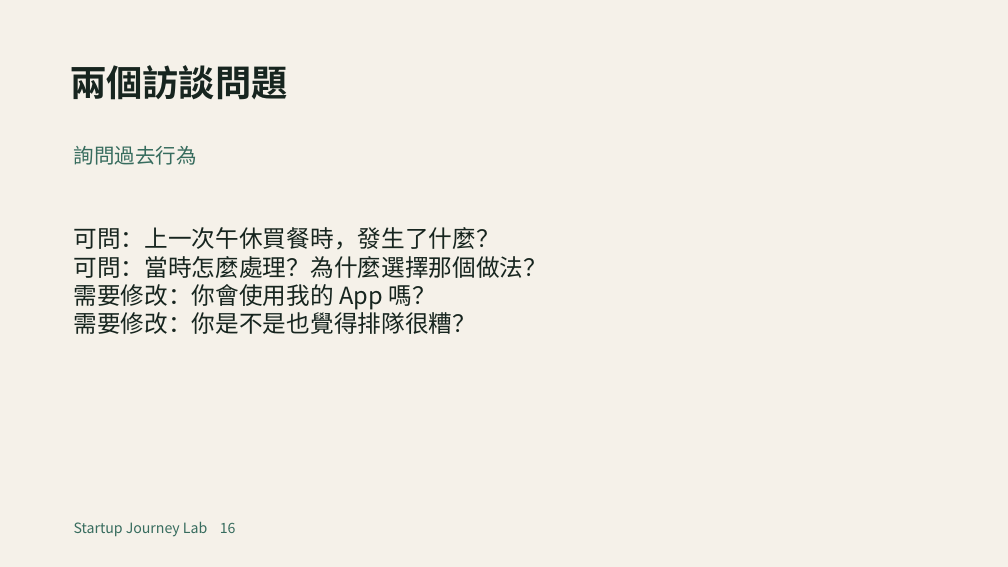
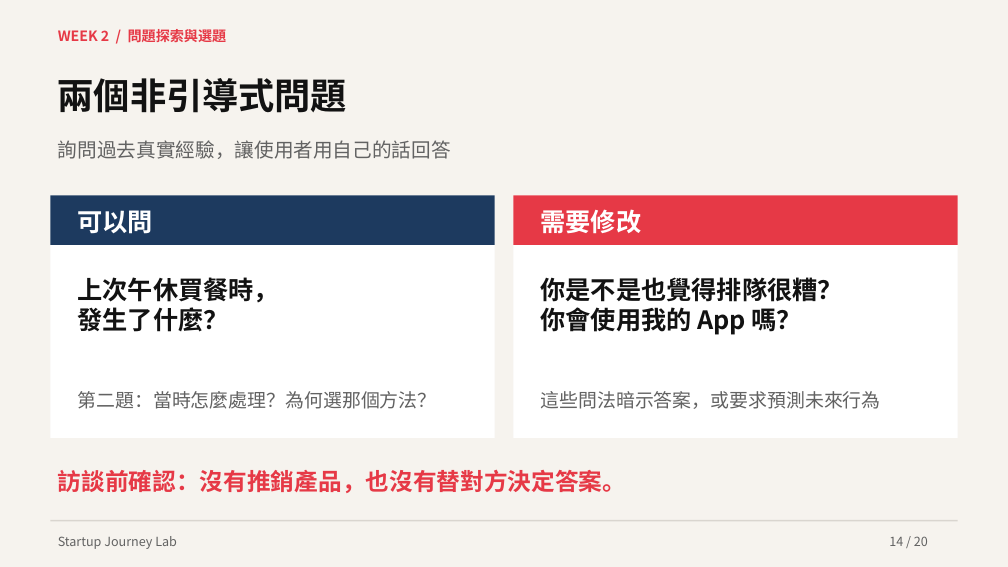
Before and after one commit to hpyuan1220/startup-journey-lab-app, a slide deck: slide 14 of materials/Week2_教學簡報.pptx (slide 16 before the commit). Drawn at 1008x567 pixels with LibreOffice and Linux fonts; fonts in the diff are those of the drawing. Boxes give left, top, right and bottom in pixels: in the first picture for what was removed or moved away, otherwise in the second. Text is boxed around its words. In the diff, an @@ line names an element or a change of style, - is before the commit and + after.

Commit message:
Match Week 2 teaching slides to Week 1 presentation format

```diff
--- a/materials/Week2_教學簡報.pptx
+++ b/materials/Week2_教學簡報.pptx
@@ background #F5F1E9 to #F6F3EE @@
@@ text added at [58, 27, 227, 46], 13.5 pt, text #E63946, bold @@
+WEEK 2 / 問題探索與選題
@@ text at [58, 78, 347, 113]: text changed; text colour #17251F to #121212 @@
-兩個訪談問題
+兩個非引導式問題
@@ text at [58, 140, 451, 159]: text changed; size 19.5 to 18.8 pt; text colour #376C5E to #626262 @@
-詢問過去行為
+詢問過去真實經驗，讓使用者用自己的話回答
@@ rectangle added at [51, 195, 495, 438], fill #FFFFFF @@
@@ rectangle added at [51, 195, 495, 245], fill #1D3A5F @@
@@ rectangle added at [513, 195, 958, 438], fill #FFFFFF @@
@@ rectangle added at [513, 195, 958, 245], fill #E63946 @@
@@ text added at [541, 209, 642, 233], 24 pt, text #FFFFFF, bold @@
+需要修改
@@ text removed at [74, 227, 547, 334] @@
-可問：上一次午休買餐時，發生了什麼？
-可問：當時怎麼處理？為什麼選擇那個做法？
-需要修改：你會使用我的 App 嗎？
-需要修改：你是不是也覺得排隊很糟？
@@ text added at [78, 210, 154, 234], 24 pt, text #FFFFFF, bold @@
+可以問
@@ text added at [78, 277, 280, 332], 24 pt, text #121212, bold @@
+上次午休買餐時，
+發生了什麼？
@@ text added at [541, 277, 843, 335], 24 pt, text #121212, bold @@
+你是不是也覺得排隊很糟？
+你會使用我的 App 嗎？
@@ text added at [78, 391, 437, 409], 18 pt, text #626262 @@
+第二題：當時怎麼處理？為何選那個方法？
@@ text added at [541, 391, 881, 409], 18 pt, text #626262 @@
+這些問法暗示答案，或要求預測未來行為
@@ text added at [58, 469, 626, 493], 22.5 pt, text #E63946, bold @@
+訪談前確認：沒有推銷產品，也沒有替對方決定答案。
@@ rectangle added at [51, 520, 958, 522], fill #D9D5CF @@
@@ text at [58, 536, 177, 549]: text changed; size 13.5 to 12 pt; text colour #376C5E to #626262 @@
-Startup Journey Lab 16
+Startup Journey Lab
@@ text added at [889, 536, 928, 546], 12 pt, text #626262 @@
+14 / 20
```
Also in this commit, not shown: 4 other slides changed, 15 slides added, 15 slides removed, 3 other files.
